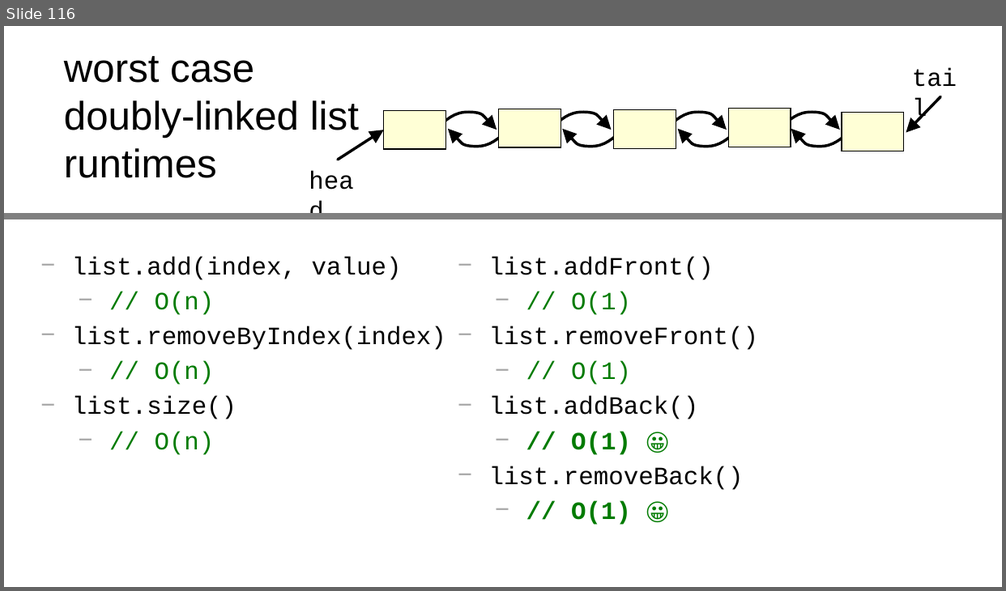
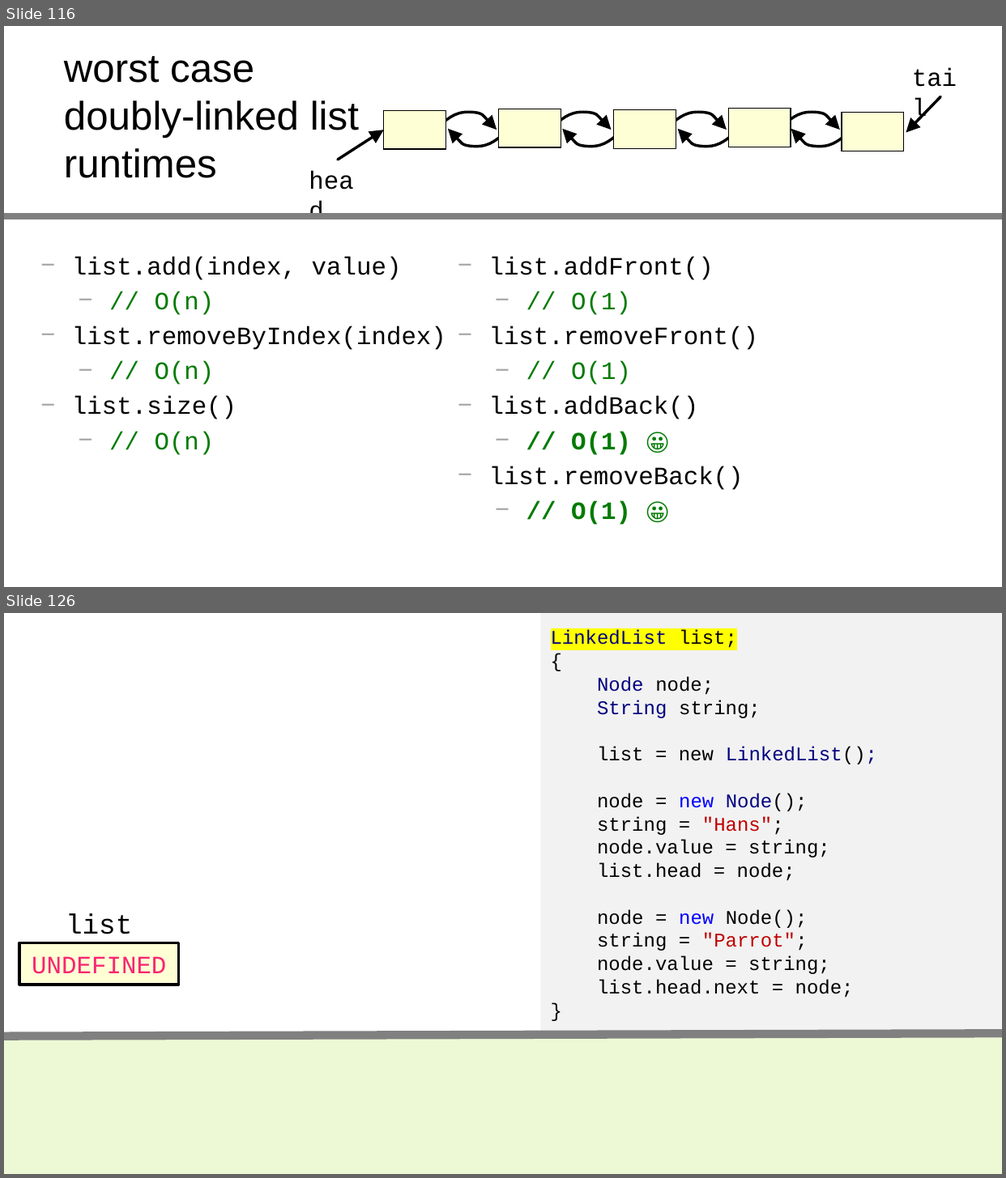
Before and after one commit to james-bern/CS136-SLIDES, a slide deck: WeekXX2.pptx. Shown one above the other, each under a label of ours: slide 116 before the commit, slides 116 and 126 after it; the slides between them are not shown. The pictures are 1006x591 and 1006x1178 pixels, drawn with LibreOffice and Linux fonts; fonts in the diff are those of the drawing. Boxes give left, top, right and bottom in pixels: in the first picture for what was removed or moved away, otherwise in the second. Text is boxed around its words. In the diff, an @@ line names an element or a change of style, - is before the commit and + after.

```diff
--- a/WeekXX2.pptx
+++ b/WeekXX2.pptx
@@ slide 126 added at [4, 613, 1002, 1174], background #FFFFFF @@
@@ rectangle added at [541, 613, 1002, 1033], fill #F2F2F2, 14 pt, text #000000 @@
+LinkedList list;
+{
+Node node;
+String string;
+list = new LinkedList();
+node = new Node();
+string = "Hans";
+node.value = string;
+list.head = node;
+node = new Node();
+string = "Parrot";
+node.value = string;
+list.head.next = node;
+}
@@ text added at [66, 914, 132, 935], 20 pt, text #000000 @@
+list
@@ rectangle added at [19, 943, 179, 986], fill #FFFFD6, outline #000000 2 pt, 18 pt, text #F92671 @@
+UNDEFINED
@@ rectangle added at [4, 1036, 1002, 1174], fill #EDF9D5 @@
@@ line added from (1002, 1034) to (4, 1036), #808080 6 pt @@
```
Also in this commit, not shown: 43 other slides added.
